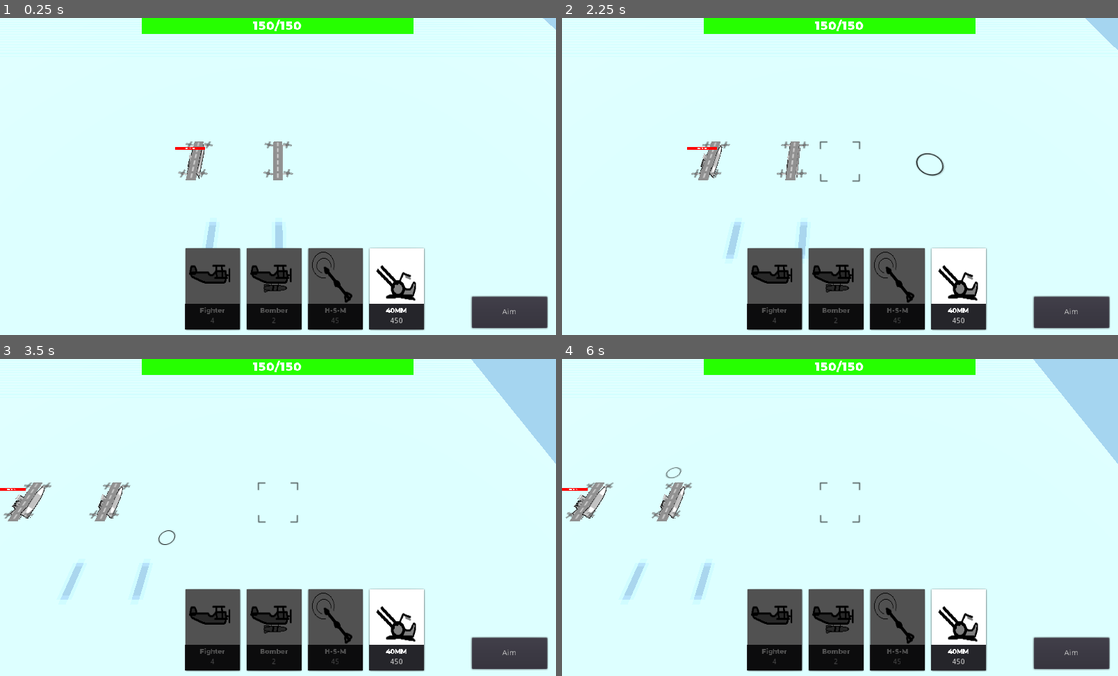
Above: before the commit, frames 1-4 (two rows, left to right).
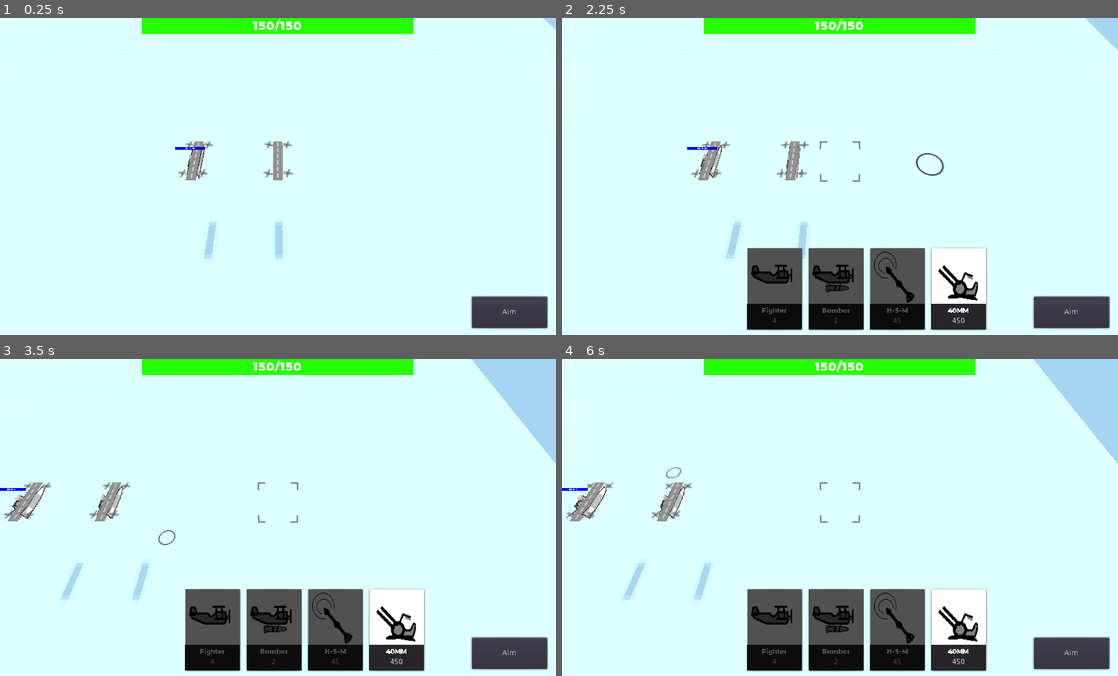
Above: after the commit, the same moments.

Repository: renosyah/sky-fortress
Game: Godot game, scene res://map/multi-player/client/battle.tscn
The game is run twice, just before and just after one commit, with the same random seed, the same clock (stepped at 60 frames per second) and the same inputs.
Inputs (mouse positions are in pixels of both pictures, inside the frame that each line leads up to):
- Up to frame 1 (0.25 s): no input
- Up to frame 2 (2.25 s): click "Aim" at 0.5 s; click (773, 290) at 1.27 s; move the mouse to (962, 163) at 2.02 s; press the mouse at (962, 163) at 2.03 s; hold Right (ui_right) from 2.03 s (still down)
- Up to frame 3 (3.5 s): release Right (ui_right) at 2.75 s; release the mouse at (400, 504) at 2.75 s; drag from (166, 536) to (250, 587) at 2.77 s
- Up to frame 4 (6 s): move the mouse to (895, 450) at 3.52 s; hold Right (ui_right) 3.53-4.25 s; tap Mouse wheel up (scroll_up) at 3.6 s; click (895, 450) at 3.67 s; drag from (812, 587) to (673, 473) at 4.27 s; move the mouse to (1006, 571) at 5.02 s; hold Left (ui_left) 5.03-5.75 s; tap Mouse wheel down (scroll_down) at 5.1 s; click (1006, 571) at 5.17 s; drag from (673, 473) to (756, 441) at 5.77 s

The runs differ from the first frame. In frame 1, 11% of the frame differs, in the area x 31-77%, y 40-99%; in frame 2, less than 0.1%; in frame 3, less than 0.1%; in frame 4, less than 0.1%.

Commit message:
make sync plane weapon

Diff:
--- a/assets/ui/deadscreen/deadscreen.gd
+++ b/assets/ui/deadscreen/deadscreen.gd
@@ -1,6 +1,7 @@
 extends Control
 
 signal on_respawn_click()
+signal on_spectate_click()
 
 onready var _bg = $bg
 onready var _screen = $CenterContainer
@@ -18,3 +19,7 @@
 
 func _on_respawn_pressed():
 	emit_signal("on_respawn_click")
+
+
+func _on_spectate_pressed():
+	emit_signal("on_spectate_click")
--- a/assets/ui/deadscreen/deadscreen.tscn
+++ b/assets/ui/deadscreen/deadscreen.tscn
@@ -58,12 +58,12 @@
 "_edit_use_anchors_": false
 }
 
-[node name="respawn" type="Button" parent="CenterContainer/VBoxContainer"]
+[node name="spectate" type="Button" parent="CenterContainer/VBoxContainer"]
 margin_top = 240.0
 margin_right = 530.0
 margin_bottom = 360.0
 rect_min_size = Vector2( 0, 120 )
 custom_fonts/font = ExtResource( 2 )
-text = "Respawn"
+text = "Spectate"
 
-[connection signal="pressed" from="CenterContainer/VBoxContainer/respawn" to="." method="_on_respawn_pressed"]
+[connection signal="pressed" from="CenterContainer/VBoxContainer/spectate" to="." method="_on_spectate_pressed"]
--- /dev/null
+++ b/assets/ui/spectate-screen/spectate.gd
@@ -0,0 +1,5 @@
+extends Control
+
+# Called when the node enters the scene tree for the first time.
+func _ready():
+	pass # Replace with function body.
--- /dev/null
+++ b/assets/ui/spectate-screen/spectate.tscn
@@ -0,0 +1,55 @@
+[gd_scene load_steps=3 format=2]
+
+[ext_resource path="res://assets/ui/spectate-screen/spectate.gd" type="Script" id=1]
+[ext_resource path="res://assets/ui/fonts/montserrat_eb_32.tres" type="DynamicFont" id=2]
+
+[node name="spectate" type="Control"]
+anchor_right = 1.0
+anchor_bottom = 1.0
+mouse_filter = 2
+script = ExtResource( 1 )
+__meta__ = {
+"_edit_use_anchors_": false
+}
+
+[node name="VBoxContainer" type="VBoxContainer" parent="."]
+anchor_right = 1.0
+anchor_bottom = 1.0
+mouse_filter = 2
+__meta__ = {
+"_edit_use_anchors_": false
+}
+
+[node name="PanelContainer" type="Panel" parent="VBoxContainer"]
+margin_right = 1024.0
+margin_bottom = 80.0
+rect_min_size = Vector2( 0, 80 )
+mouse_filter = 2
+
+[node name="CenterContainer" type="CenterContainer" parent="VBoxContainer/PanelContainer"]
+margin_left = 7.0
+margin_top = 7.0
+margin_right = 1017.0
+margin_bottom = 73.0
+mouse_filter = 2
+
+[node name="message" type="Label" parent="VBoxContainer/PanelContainer/CenterContainer"]
+margin_left = 429.0
+margin_top = 13.0
+margin_right = 581.0
+margin_bottom = 53.0
+custom_fonts/font = ExtResource( 2 )
+text = "Spectate"
+align = 1
+valign = 1
+__meta__ = {
+"_edit_use_anchors_": false
+}
+
+[node name="Control" type="Control" parent="VBoxContainer"]
+margin_top = 84.0
+margin_right = 1024.0
+margin_bottom = 600.0
+mouse_filter = 2
+size_flags_horizontal = 3
+size_flags_vertical = 3
--- a/map/multi-player/Battle.gd
+++ b/map/multi-player/Battle.gd
@@ -2,17 +2,17 @@
 class_name MP_Battle
 
 signal player_on_ready(player)
-
 
 var _aim_mode = false
 
 var _aim_point :Vector3
 var _lock_on_point : Spatial
 
+# for every targetable airborne node
 var _airborne_targets = []
 
 ################################################################
-# template for client request terrain data section
+# client request terrain data section
 # and receive terrain data section
 remote func _request_terrain_data(
 	from_id : int
@@ -28,26 +28,47 @@
 	pass
 
 ################################################################
-# client request object to move
+# request object to move
 remote func _move(node_path : NodePath, translation : Vector3):
-	get_node(node_path).waypoint = translation
+	var _node = get_node(node_path)
+	if not is_instance_valid(_node):
+		return
+
+	_node.waypoint = translation
 
 ################################################################
 # client request to object to
 # move at guided aim position
 remotesync func _guide_aim(node_path : NodePath, translation : Vector3):
-	get_node(node_path).translation = translation
-	get_node(node_path).translation.y = 10.0
+	var _node = get_node(node_path)
+	if not is_instance_valid(_node):
+		return
+
+	_node.translation = translation
+	_node.translation.y = 10.0
+
+
+# request to object to
+# move at guided aim position
+remotesync func _aim(node_path : NodePath, translation : Vector3):
+	var _node = get_node(node_path)
+	if not is_instance_valid(_node):
+		return
+
+	_node.aim_point = translation
+
+
+# request to object to
+# lock on target node
+remotesync func _lock_on(node_path : NodePath, node_path_target : NodePath):
+	var _node = get_node(node_path)
+	if not is_instance_valid(_node):
+		return
+
+	var _node_target = get_node(node_path_target)
+	if not is_instance_valid(_node_target):
+		return
+
+	_node.lock_on_point = _node_target
 
 ################################################################
-# client request to object to
-# move at guided aim position
-remotesync func _aim(node_path : NodePath, translation : Vector3):
-	get_node(node_path).aim_point = translation
-
-################################################################
-# client request to object to lock on
-remotesync func _lock_on(node_path : NodePath, node_path_target : NodePath):
-	get_node(node_path).lock_on_point = get_node(node_path_target)
-
-################################################################
--- a/map/multi-player/client/battle.gd
+++ b/map/multi-player/client/battle.gd
@@ -5,6 +5,8 @@
 onready var _cursor = $cursor
 onready var _network_tick = $network_tick
 onready var _ui = $ui
+
+var team = "player"
 
 # must be generated
 # but not really serve
@@ -28,7 +30,7 @@
 	_player_1.guided_point = _player_1_aim
 	_player_1.set_data(Ship.SHIP_LIST[0])
 	_player_1.show_hp_bar(true)
-	_player_1.set_hp_bar_color(Color.red)
+	_player_1.set_hp_bar_color(Color.blue)
 
 	_player_2.owner_id = "2"
 	_player_2.side = "2"
@@ -45,6 +47,10 @@
 	_player_2.connect("on_falling",_ui,"_on_player_on_falling")
 	_player_2.connect("on_spawning_weapon" ,self,"_on_player_on_spawning_weapon")
 	_player_2.connect("on_take_damage",_ui,"_on_player_on_take_damage")
+
+	_airborne_targets.append(_player_1)
+	_airborne_targets.append(_player_2)
+
 	emit_signal("player_on_ready", _player_2)
 
 ################################################################
@@ -89,9 +95,17 @@
 	_aim_point = _translation
 
 func _on_cameraPivot_on_body_enter_aim_sight(_body):
-	if _body != _player_2:
-		_lock_on_point = _body
-		_body.highlight(true)
+	if _player_2.destroyed:
+		return
+
+	if _body == _player_2:
+		return
+
+	if _body.owner_id == _player_2.owner_id or _body.side == _player_2.side:
+		return
+
+	_lock_on_point = _body
+	_body.highlight(true)
 
 ################################################################
 # network tick to send automatic request
@@ -113,18 +127,17 @@
 	if _player_2.has_method("shot"):
 		_player_2.shot(_index)
 
-func _on_ui_on_respawn_click():
-	pass
-
 ################################################################
 # player signal handle event
 func _on_player_on_spawning_weapon(_node):
-	pass
+	if _node.has_method("take_damage"):
+		_airborne_targets.append(_node)
 
 func _on_player_on_falling(_node):
 	if is_instance_valid(_player_2.lock_on_point):
 		_player_2.lock_on_point.highlight(false)
 
 	_camera.translation = _node.translation
+	_airborne_targets.erase(_node)
 
 ################################################################
--- a/map/multi-player/client/battle.tscn
+++ b/map/multi-player/client/battle.tscn
@@ -80,5 +80,4 @@
 [connection signal="on_camera_moving" from="cameraPivot" to="." method="_on_cameraPivot_on_camera_moving"]
 [connection signal="timeout" from="network_tick" to="." method="_on_network_tick_timeout"]
 [connection signal="on_aim_mode" from="ui" to="." method="_on_ui_on_aim_mode"]
-[connection signal="on_respawn_click" from="ui" to="." method="_on_ui_on_respawn_click"]
 [connection signal="on_shot_press" from="ui" to="." method="_on_ui_on_shot_press"]
--- a/map/multi-player/host/battle.gd
+++ b/map/multi-player/host/battle.gd
@@ -5,6 +5,8 @@
 onready var _cursor = $cursor
 onready var _network_tick = $network_tick
 onready var _ui = $ui
+
+var team = "player"
 
 # must be generated
 # this will set a purpose on server
@@ -39,7 +41,7 @@
 	_player_2.guided_point = _player_2_aim
 	_player_2.set_data(Ship.SHIP_LIST[0])
 	_player_2.show_hp_bar(true)
-	_player_2.set_hp_bar_color(Color.red)
+	_player_2.set_hp_bar_color(Color.blue)
 
 	_player_1.connect("on_move", self, "_on_player_on_move")
 	_player_1.connect("on_destroyed",_ui,"_on_player_on_destroyed")
@@ -47,6 +49,11 @@
 	_player_1.connect("on_falling",_ui,"_on_player_on_falling")
 	_player_1.connect("on_spawning_weapon" ,self,"_on_player_on_spawning_weapon")
 	_player_1.connect("on_take_damage",_ui,"_on_player_on_take_damage")
+
+
+	_airborne_targets.append(_player_1)
+	_airborne_targets.append(_player_2)
+
 	emit_signal("player_on_ready", _player_1)
 
 ################################################################
@@ -91,9 +98,17 @@
 	_aim_point = _translation
 
 func _on_cameraPivot_on_body_enter_aim_sight(_body):
-	if _body != _player_1:
-		_lock_on_point = _body
-		_body.highlight(true)
+	if _player_1.destroyed:
+		return
+
+	if _body == _player_1:
+		return
+
+	if _body.owner_id == _player_1.owner_id or _body.side == _player_1.side:
+		return
+
+	_lock_on_point = _body
+	_body.highlight(true)
 
 ################################################################
 # network tick to send automatic request
@@ -115,16 +130,17 @@
 	if _player_1.has_method("shot"):
 		_player_1.shot(_index)
 
-func _on_ui_on_respawn_click():
-	pass
-
 ################################################################
 # player signal handle event
 func _on_player_on_spawning_weapon(_node):
-	pass
+	if _node.has_method("take_damage"):
+		_airborne_targets.append(_node)
 
 func _on_player_on_falling(_node):
 	if is_instance_valid(_player_1.lock_on_point):
 		_player_1.lock_on_point.highlight(false)
 
 	_camera.translation = _node.translation
+	_airborne_targets.erase(_node)
+
+################################################################
--- a/map/multi-player/host/battle.tscn
+++ b/map/multi-player/host/battle.tscn
@@ -80,5 +80,4 @@
 [connection signal="on_camera_moving" from="cameraPivot" to="." method="_on_cameraPivot_on_camera_moving"]
 [connection signal="timeout" from="network_tick" to="." method="_on_network_tick_timeout"]
 [connection signal="on_aim_mode" from="ui" to="." method="_on_ui_on_aim_mode"]
-[connection signal="on_respawn_click" from="ui" to="." method="_on_ui_on_respawn_click"]
 [connection signal="on_shot_press" from="ui" to="." method="_on_ui_on_shot_press"]
--- a/map/multi-player/ui/ui.gd
+++ b/map/multi-player/ui/ui.gd
@@ -2,8 +2,8 @@
 
 signal on_shot_press(_index)
 signal on_aim_mode(_aim_mode)
-signal on_respawn_click()
 
+onready var _spectatescreen = $CanvasLayer/Control2/spectate
 onready var _deadscreen = $CanvasLayer/Control2/deadscreen
 onready var _ui_control = $CanvasLayer/Control2/Control
 onready var _hp_bar = $CanvasLayer/Control2/Control/mid/hp_bar
@@ -13,10 +13,11 @@
 
 # Called when the node enters the scene tree for the first time.
 func _ready():
-	pass # Replace with function body.
+	_weapons_bar.visible = false
 
 func _on_aim_pressed():
 	_aim_mode = not _aim_mode
+	_weapons_bar.visible = _aim_mode
 	emit_signal("on_aim_mode" ,_aim_mode)
 
 func _on_VBoxContainer_on_item_press(index, data):
@@ -41,5 +42,7 @@
 	_ui_control.visible = false
 	emit_signal("on_aim_mode" ,_aim_mode)
 
-func _on_deadscreen_on_respawn_click():
-	emit_signal("on_respawn_click")
+func _on_deadscreen_on_spectate_click():
+	_ui_control.visible = false
+	_deadscreen.visible = false
+	_spectatescreen.visible = true
--- a/map/multi-player/ui/ui.tscn
+++ b/map/multi-player/ui/ui.tscn
@@ -1,8 +1,9 @@
-[gd_scene load_steps=5 format=2]
+[gd_scene load_steps=6 format=2]
 
 [ext_resource path="res://assets/ui/bar/hp_bar.tscn" type="PackedScene" id=1]
 [ext_resource path="res://assets/ui/deadscreen/deadscreen.tscn" type="PackedScene" id=2]
 [ext_resource path="res://assets/ui/list-weapon/list_weapon.tscn" type="PackedScene" id=3]
+[ext_resource path="res://assets/ui/spectate-screen/spectate.tscn" type="PackedScene" id=4]
 [ext_resource path="res://map/multi-player/ui/ui.gd" type="Script" id=9]
 
 [node name="ui" type="Control"]
@@ -22,6 +23,9 @@
 __meta__ = {
 "_edit_use_anchors_": false
 }
+
+[node name="spectate" parent="CanvasLayer/Control2" instance=ExtResource( 4 )]
+visible = false
 
 [node name="deadscreen" parent="CanvasLayer/Control2" instance=ExtResource( 2 )]
 visible = false
@@ -84,6 +88,6 @@
 "_edit_use_anchors_": false
 }
 
-[connection signal="on_respawn_click" from="CanvasLayer/Control2/deadscreen" to="." method="_on_deadscreen_on_respawn_click"]
+[connection signal="on_spectate_click" from="CanvasLayer/Control2/deadscreen" to="." method="_on_deadscreen_on_spectate_click"]
 [connection signal="on_item_press" from="CanvasLayer/Control2/Control/mid/VBoxContainer" to="." method="_on_VBoxContainer_on_item_press"]
 [connection signal="pressed" from="CanvasLayer/Control2/Control/right/aim" to="." method="_on_aim_pressed"]
--- a/scene/ships/Ship.gd
+++ b/scene/ships/Ship.gd
@@ -116,8 +116,8 @@
 	destroyed = true
 	emit_signal("on_falling", self)
 
-remotesync func _shot(weapon_index : int):
-	_launch(weapon_index)
+remotesync func _shot(weapon_index : int, name : String):
+	_launch(weapon_index, name)
 
 remotesync func _restock_ammo(weapon_slot, ammo_restock):
 	if weapons[weapon_slot].ammo < weapons[weapon_slot].max_ammo:
@@ -169,9 +169,9 @@
 	rpc("_destroy")
 
 func shot(weapon_index : int):
-	rpc("_shot", weapon_index)
-
-func _launch(weapon_index : int):
+	rpc("_shot", weapon_index, "weapon-" + str(GDUUID.v4()))
+
+func _launch(weapon_index : int, name : String):
 	if destroyed:
 		return
 
@@ -197,6 +197,7 @@
 
 	var projectile = load(weapon.ammo_scene).instance()
 	projectile.set_network_master(get_network_master())
+	projectile.name = name
 	projectile.damage = weapon.damage
 	projectile.speed = weapon.speed
 	projectile.owner_id = owner_id
--- a/scene/weapons/controlled/AirPlane.gd
+++ b/scene/weapons/controlled/AirPlane.gd
@@ -28,6 +28,24 @@
 
 ###############################################################
 # multiplayer sync
+var _network_timmer : Timer = null
+func _network_timmer_timeout():
+	if destroyed:
+		return
+
+	if is_network_master():
+		rset_unreliable("_puppet_translation", translation)
+		rset_unreliable("_puppet_rotation", rotation)
+
+
+puppet var _puppet_translation :Vector3 setget _set_puppet_translation
+func _set_puppet_translation(_val :Vector3):
+	_puppet_translation = _val
+
+puppet var _puppet_rotation: Vector3 setget _set_puppet_rotation
+func _set_puppet_rotation(_val:Vector3):
+	_puppet_rotation = _val
+
 remotesync func _take_damage(damage):
 	if destroyed:
 		return
@@ -51,9 +69,27 @@
 
 # Called when the node enters the scene tree for the first time.
 func _ready():
+	if not _network_timmer:
+		_network_timmer = Timer.new()
+		_network_timmer.wait_time = 0.08
+		_network_timmer.connect("timeout", self , "_network_timmer_timeout")
+		_network_timmer.autostart = true
+		add_child(_network_timmer)
+
 	MINIMAP_COLOR = tag_color
 	set_as_toplevel(true)
 
+# Called every frame. 'delta' is the elapsed time since the previous frame.
+func _process(delta):
+	if destroyed:
+		return
+
+	# is a puppet
+	if not is_network_master():
+		rotation.x = lerp_angle(rotation.x, _puppet_rotation.x, delta * 5)
+		rotation.y = lerp_angle(rotation.y, _puppet_rotation.y, delta * 5)
+		rotation.z = lerp_angle(rotation.z, _puppet_rotation.z, delta * 5)
+		return
 
 func lauching_at(to: Spatial):
 	_target = to
--- a/scene/weapons/controlled/biplane-bomber/biplane_bomber.gd
+++ b/scene/weapons/controlled/biplane-bomber/biplane_bomber.gd
@@ -7,6 +7,52 @@
 onready var _highlight = $highlight
 
 var delivered = false
+
+###############################################################
+# multiplayer sync
+func _set_puppet_translation(_val :Vector3):
+	._set_puppet_translation(_val)
+	if destroyed:
+		translation = _puppet_translation
+		return
+
+	_tween.interpolate_property(self,"translation",translation, _puppet_translation, 0.1)
+	_tween.start()
+
+func _set_puppet_rotation(_val:Vector3):
+	._set_puppet_rotation(_val)
+	if destroyed:
+		rotation = _puppet_rotation
+		return
+
+remotesync func _take_damage(damage):
+	._take_damage(damage)
+
+
+remotesync func _falling():
+	._falling()
+	_highlight.visible = false
+	_tag.visible = false
+	var _down = Vector3(translation.x, 1.0, translation.y)
+	look_at(_down, Vector3.UP)
+	_tween.interpolate_property(_pivot, "rotation", _pivot.rotation,  Vector3(0,0,120), 10.0)
+	_tween.interpolate_property(self, "translation", translation, _down, rand_range(3.0,4.0))
+	_tween.start()
+
+remotesync func _deliver_payload():
+	var projectile = load("res://scene/weapons/un-guided/bomb/bomb.tscn").instance()
+	projectile.damage = damage
+	projectile.speed = speed * 2
+	projectile.owner_id = owner_id
+	projectile.side = side
+	projectile.tag_color = tag_color
+	get_parent().add_child(projectile)
+	projectile.translation = translation
+	projectile.lauching_at(_target.translation)
+
+###############################################################
+
+
 
 # Called when the node enters the scene tree for the first time.
 func _ready():
@@ -18,6 +64,11 @@
 	_highlight.highlight(_show)
 
 func _process(delta):
+	._process(delta)
+
+	if not is_network_master():
+		return
+
 	if is_instance_valid(_target) and not _mission_over:
 		var target_translation = _target.translation + Vector3(0, DEFAULT_ALTITUDE, 0)
 		var distance_to_target = translation.distance_to(target_translation)
@@ -51,37 +102,14 @@
 
 
 
+func _on_Tween_tween_completed(object, key):
+	if not destroyed:
+		return
 
-
-remotesync func _take_damage(damage):
-	._take_damage(damage)
-
-
-remotesync func _falling():
-	._falling()
-	_highlight.visible = false
-	_tag.visible = false
-	var _down = Vector3(translation.x, 1.0, translation.y)
-	look_at(_down, Vector3.UP)
-	_tween.interpolate_property(_pivot, "rotation", _pivot.rotation,  Vector3(0,0,120), 10.0)
-	_tween.interpolate_property(self, "translation", translation, _down, rand_range(3.0,4.0))
-	_tween.start()
-
-
-
-func _on_Tween_tween_completed(object, key):
 	if str(key) == ":translation":
 		.spawn_explosive_on_destroy()
 
 
 
 func deliver_payload():
-	var projectile = load("res://scene/weapons/un-guided/bomb/bomb.tscn").instance()
-	projectile.damage = damage
-	projectile.speed = speed * 2
-	projectile.owner_id = owner_id
-	projectile.side = side
-	projectile.tag_color = tag_color
-	get_parent().add_child(projectile)
-	projectile.translation = translation
-	projectile.lauching_at(_target.translation)
+	rpc("_deliver_payload")
--- a/scene/weapons/controlled/biplane/biplane.gd
+++ b/scene/weapons/controlled/biplane/biplane.gd
@@ -7,6 +7,39 @@
 onready var _tag = $tag
 onready var _tween = $Tween
 onready var _highlight = $highlight
+
+###############################################################
+# multiplayer sync
+func _set_puppet_translation(_val :Vector3):
+	._set_puppet_translation(_val)
+	if destroyed:
+		translation = _puppet_translation
+		return
+
+	_tween.interpolate_property(self,"translation",translation, _puppet_translation, 0.1)
+	_tween.start()
+
+func _set_puppet_rotation(_val:Vector3):
+	._set_puppet_rotation(_val)
+	if destroyed:
+		rotation = _puppet_rotation
+		return
+
+remotesync func _take_damage(damage):
+	._take_damage(damage)
+
+remotesync func _falling():
+	._falling()
+	_highlight.visible = false
+	_mg_firing.visible = false
+	_tag.visible = false
+	var _down = Vector3(translation.x, 1.0, translation.y)
+	look_at(_down, Vector3.UP)
+	_tween.interpolate_property(_pivot, "rotation", _pivot.rotation,  Vector3(0,0,120), 10.0)
+	_tween.interpolate_property(self, "translation", translation, _down, rand_range(4.0,6.0))
+	_tween.start()
+
+###############################################################
 
 # Called when the node enters the scene tree for the first time.
 func _ready():
@@ -22,6 +55,11 @@
 
 
 func _process(delta):
+	._process(delta)
+
+	if not is_network_master():
+		return
+
 	if is_instance_valid(_target) and not _mission_over:
 		var distance_to_target = translation.distance_to(_target.translation)
 		var distance_to_waypoint = translation.distance_to(_waypoint)
@@ -72,22 +110,9 @@
 
 
 
+func _on_Tween_tween_completed(object, key):
+	if not destroyed:
+		return
 
-remotesync func _take_damage(damage):
-	._take_damage(damage)
-
-
-remotesync func _falling():
-	._falling()
-	_highlight.visible = false
-	_mg_firing.visible = false
-	_tag.visible = false
-	var _down = Vector3(translation.x, 1.0, translation.y)
-	look_at(_down, Vector3.UP)
-	_tween.interpolate_property(_pivot, "rotation", _pivot.rotation,  Vector3(0,0,120), 10.0)
-	_tween.interpolate_property(self, "translation", translation, _down, rand_range(4.0,6.0))
-	_tween.start()
-
-func _on_Tween_tween_completed(object, key):
 	if str(key) == ":translation":
 		.spawn_explosive_on_destroy()
--- a/scene/weapons/un-guided/cannon-ball/cannon_ball.gd
+++ b/scene/weapons/un-guided/cannon-ball/cannon_ball.gd
@@ -30,6 +30,9 @@
 	if not body is KinematicBody:
 		return
 
+	if body.owner_id == owner_id or body.side == side:
+		return
+
 	if body.has_method("take_damage"):
 		body.take_damage(Weapon.get_damage_mult(damage))
 
